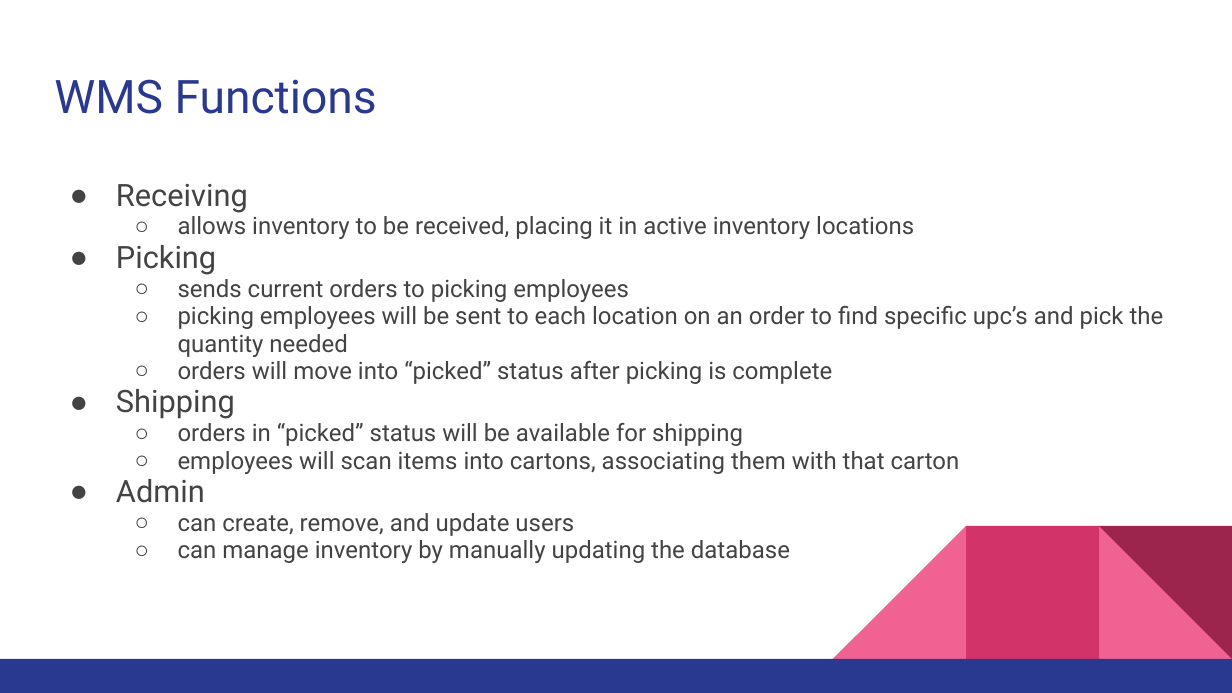
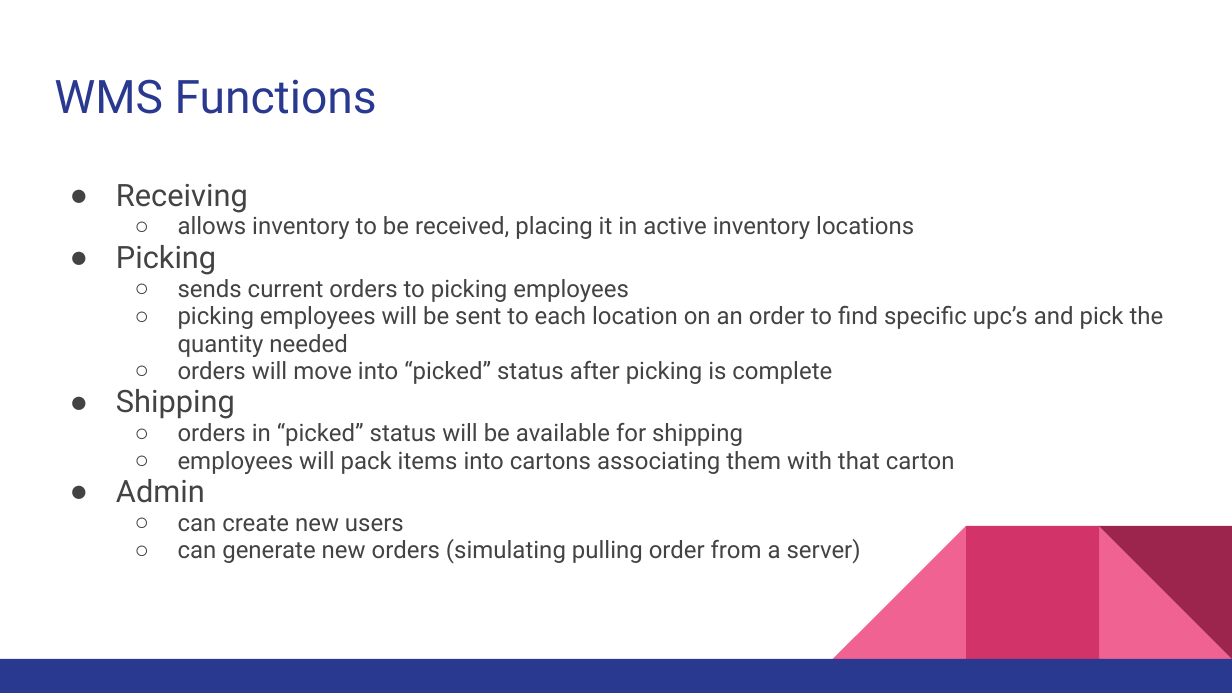
Before and after one commit to jfulkersoniu/INFO_C450_WMS, a slide deck: slide 3 of INFOC450_WMS_Presentation.pptx. Drawn at 1232x693 pixels with LibreOffice and Linux fonts; fonts in the diff are those of the drawing. Boxes give left, top, right and bottom in pixels: in the first picture for what was removed or moved away, otherwise in the second. Text is boxed around its words. In the diff, an @@ line names an element or a change of style, - is before the commit and + after.

Commit message:
Updated presentation pptx

```diff
--- a/INFOC450_WMS_Presentation.pptx
+++ b/INFOC450_WMS_Presentation.pptx
@@ text at [178, 451, 955, 474]: text changed @@
-  ○ employees will scan items into cartons, associating them with that carton
+  ○ employees will pack items into cartons associating them with that carton
@@ text at [178, 515, 861, 563]: text changed @@
-  ○ can create, remove, and update users
-  ○ can manage inventory by manually updating the database
+  ○ can create new users
+  ○ can generate new orders (simulating pulling order from a server)
```
Also in this commit, not shown: 1 other slide changed, 1 other file.
